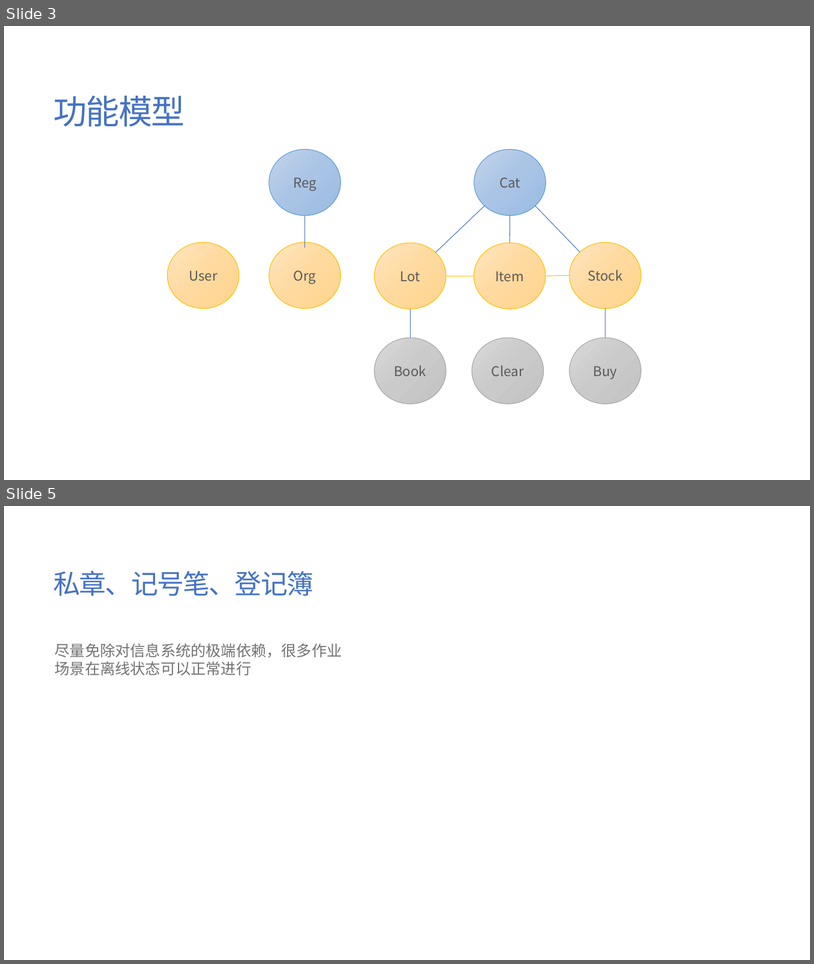
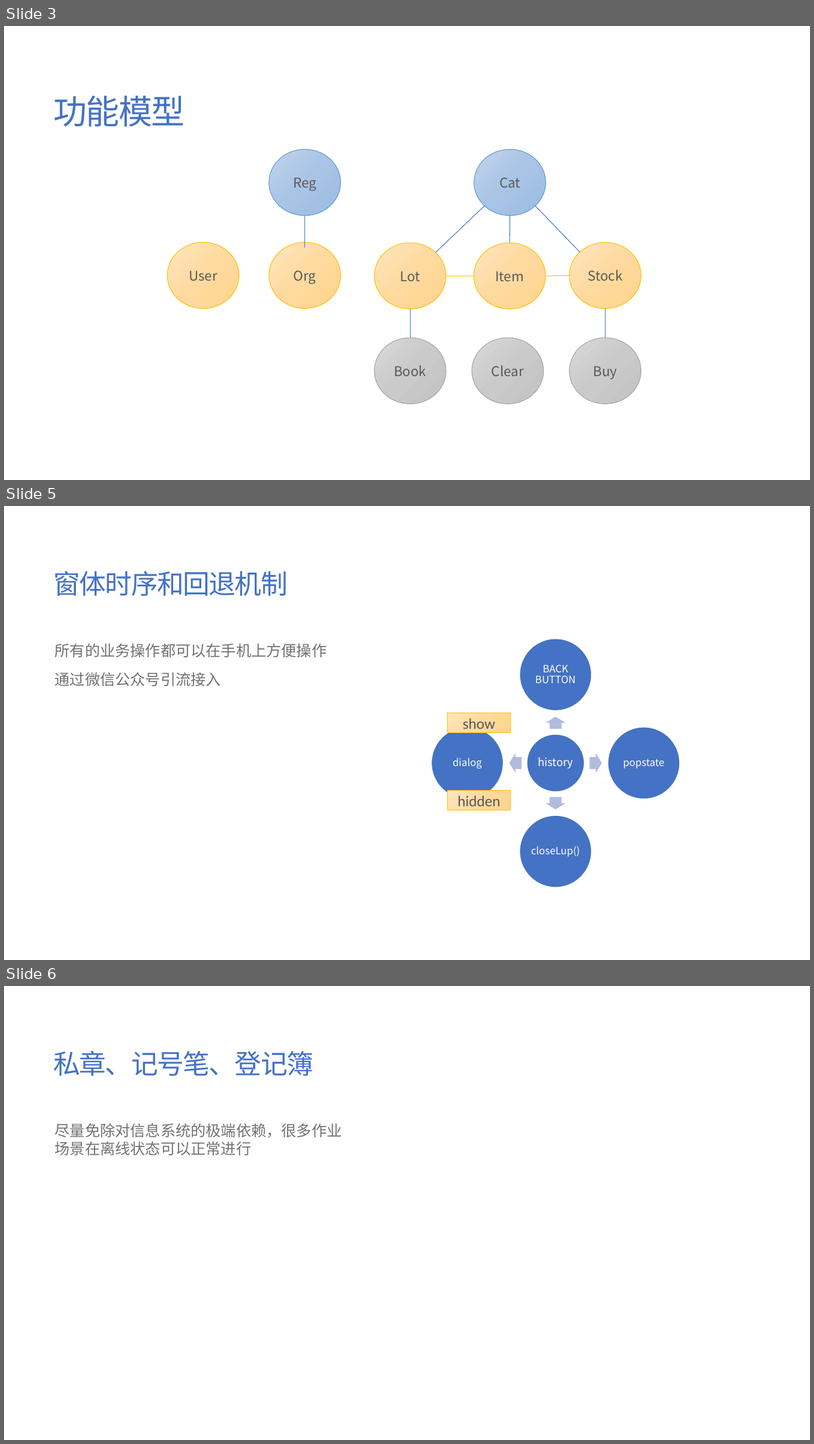
Before and after one commit to jzgi/chainsmart, a slide deck: Docs/品链供销平台.pptx. Shown one above the other, each under a label of ours: slides 3 and 5 before the commit, slides 3, 5 and 6 after it; the slides between them are not shown. The pictures are 814x964 and 814x1444 pixels, drawn with LibreOffice and Linux fonts; fonts in the diff are those of the drawing. Boxes give left, top, right and bottom in pixels: in the first picture for what was removed or moved away, otherwise in the second. Text is boxed around its words. In the diff, an @@ line names an element or a change of style, - is before the commit and + after.

Commit message:
history api fixes

```diff
--- a/Docs/品链供销平台.pptx
+++ b/Docs/品链供销平台.pptx
@@ slide 5 added at box(4, 506, 810, 960), background #FFFFFF @@
@@ title added at box(54, 571, 288, 596), 32 pt, text #4472C4 @@
+窗体时序和回退机制
@@ text added at box(55, 643, 327, 686), 18 pt, text #727272 @@
+所有的业务操作都可以在手机上方便操作
+通过微信公众号引流接入
@@ rectangle added at box(447, 713, 511, 733), fill gradient #FFE6C0 to #FFDA9F to #FFD48C, outline #FFC000 0.75 pt, 18 pt, text #595959 @@
+show
@@ group added at box(432, 639, 681, 888): 5 ellipses, 5 texts, 4 right arrows @@
+history
+BACK BUTTON
+popstate
+closeLup()
+dialog
@@ rectangle added at box(447, 790, 511, 810), fill gradient #FFE6C0 to #FFDA9F to #FFD48C, outline #FFC000 0.75 pt, 18 pt, text #595959 @@
+hidden
@@ what was slide 5 is now slide 6 @@
```
Also in this commit, not shown: 10 other files.
